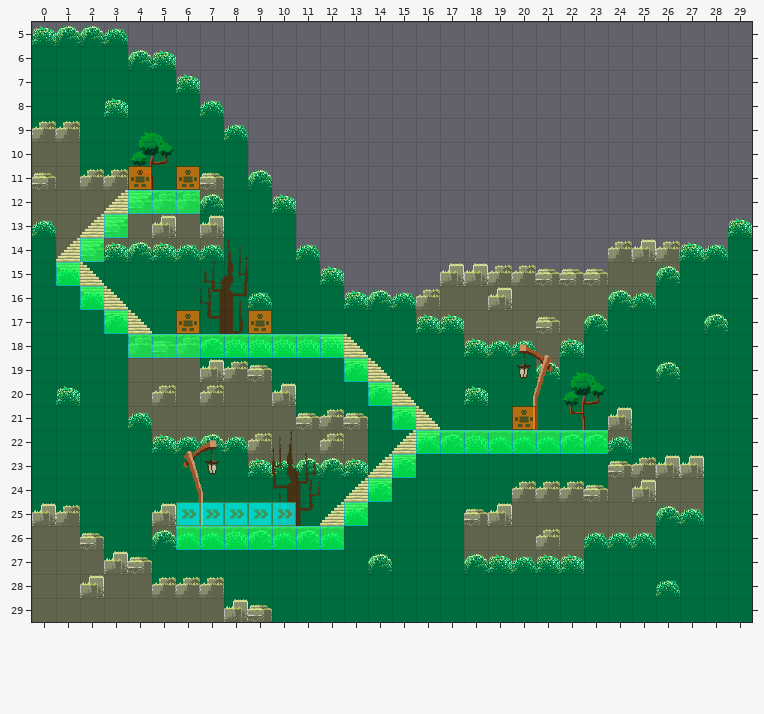
One commit to this Tiled map: Resources/levels/level_001/map.tmx. This is how it looked before the edit.
Cells are 32x32 px. Shown: x 0..29, y 5..29.
And afterwards:
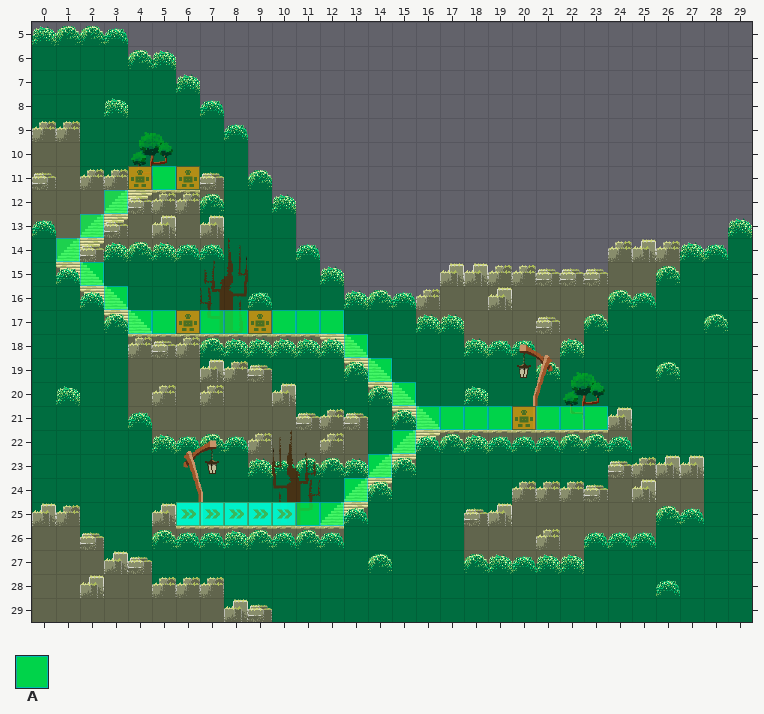
Key: from "ground_tiles": A 0 "Path".
_ is an empty cell.
See-through tiles are keyed as they look on the map.
Changes in this commit:
Layer "Path":
The author put tile A in row 11 at x 4 to 6; in row 12 at x 3; in row 13 at x 2; in row 14 at x 1; in row 15 at x 2; in row 16 at x 3.
The author put tile A in row 17 at x 4 to 12; in row 18 at x 13; in row 19 at x 14; in row 20 at x 15; in row 21 at x 16 to 23; in row 22 at x 15.
The author put tile A in row 23 at x 14; in row 24 at x 13; in row 25 at x 6 to 12.
Tile A is removed in row 12 at x 4 to 6; in row 13 at x 3; in row 14 at x 2; in row 15 at x 1; in row 16 at x 2; in row 17 at x 3.
Tile A is removed in row 18 at x 4 to 12; in row 19 at x 13; in row 20 at x 14; in row 21 at x 15; in row 22 at x 16 to 23; in row 23 at x 15.
Tile A is removed in row 24 at x 14; in row 25 at x 13; in row 26 at x 6 to 12.
